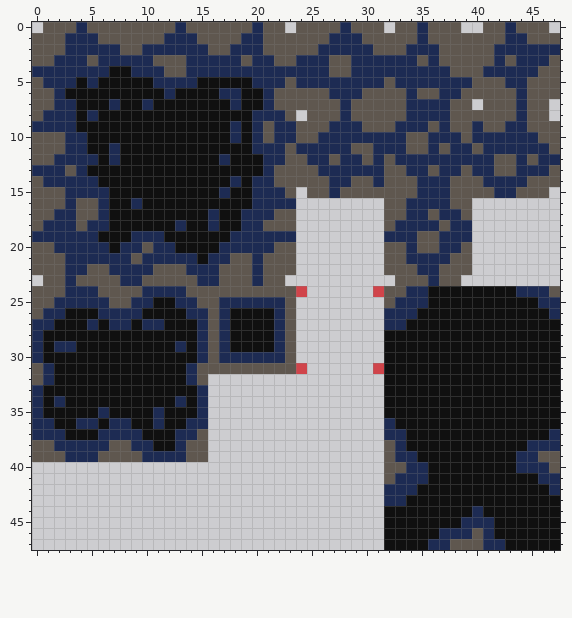
One commit to this pixel-art file: Assets/Tiles/Rocks.aseprite. Above is the file before it was changed.
48x48 pixels, 1 frame. Colours within 5 levels of each other are drawn and written as one.
After:
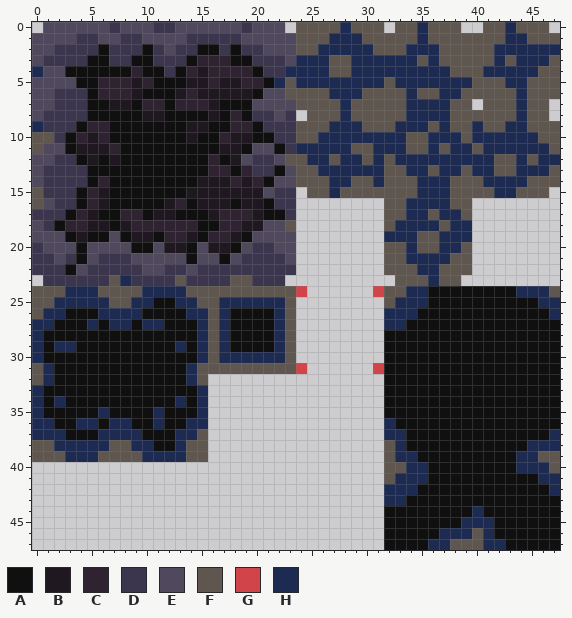
Palette (. is transparent): A #101010  B #201821  C #2f2331  D #3b364d  E #50495d  F #5f574f  G #d0444a  H #1d2b53
Edits made:
layer "Layer 1" added
--- layer "Layer 1"
@@ x 0..25 @@
- 0 .FFFHFFFFFFFFHFFFFFFHFF.FF
- 1 FFFHHHFFFFFFHHHFFFFHHFFFFF
- 2 FFFHHHHHFFHHHHHHFFHHHFFFFF
- 3 FFHHHFHHHHHFFFHHHHHFHHFFHH
- 4 HHHHHHHAAHHHFFHHHHHHHHHHHH
- 5 FHHHAHAAAAAHHHHAAAAAHHHFHH
- 6 FFHAAAAAAAAAHAAAAHHAAHFFFF
- 7 FFHHAAAHAAHAAAAAAAHAAHFFFF
- 8 FHHHAHAAAAAAAAAAAAAAHHHF.F
- 9 HHHHAAAAAAAAAAAAAAHAHFHHFF
-10 FFFHHAAAAAAAAAAAAAHAHFHHFF
-11 FFFHHAAHAAAAAAAAAAAAHHHFHH
-12 FFHHHHAHAAAAAAAAAHAAAHHFFH
-13 HHHFHAAAAAAAAAAAAAAAAHFFFF
-14 FHHHHHAAAAAAAAAAAAHAHHFFFF
-15 FFFHHHHAAAAAAAAAAHAAHHHF.F
-16 FFFHFFHAAHAAAAAAAAAAHHHH..
-17 FFHHFFHAAAAAAAAAHAAHHHFF..
-18 FHHHFHHAAAAAAHAAHAAHHFFF..
-19 HHHHHHAAAHHHAAAAAAHHHHHH..
-20 FFHHHHHAHHFHHAAAAHHHHHFF..
-21 FFFHHHHHHFHHHHHAHHFFHFFF..
-22 FFFHHFFHHHHFFFHHHFFFHFFF..
-23 .FFHFFFFHHFFFFFHHFFFHFF...
+ 0 .EEEEEEDEEEDDEEEEEEDEEE.FF
+ 1 EEEEDDEEDDEEEEDDDDDEEEEEFF
+ 2 EEDDDDADDDADEDDAADADDEEEFF
+ 3 EDDDDAADDAADDDACCCAADDDEHH
+ 4 HEEAAAAAACAADACBCCCCADDHHH
+ 5 EEEEAACCCBCAAABBCBBCCAHFHH
+ 6 EEDDDACCCBAAABCBBBBBAEEFFF
+ 7 EEDDDAABBACCACCCBAAAEEEEFF
+ 8 EDDDDAAAAABBAAAABACADDED.F
+ 9 HDDDACCAAAAAAABBAACCADDDFF
+10 FFDACBCAAAAAAABAACBBAADDFF
+11 FEEABBBCAAAAAAAAABBAEEADHH
+12 EEDDABABAAAAAAAACABEDDEFFH
+13 EDDDDAAAAAAAAAAACCACDDAEFF
+14 EDDDDACAAAAAAAABBBCBCAEEFF
+15 FDDDACBAAAAAAABBBBBBBEDD.F
+16 FEDDACBAAAAABCABBBABBADD..
+17 DDDACBAACCABBAAABCCCBAAD..
+18 EDACCBBABCCCCCCAACCBBEEF..
+19 EEEABAAEABBACCBACCBAEEEE..
+20 DEEEAEEEEAAEBBAEBBAEDDEE..
+21 DDEDAEDDDEEEEEAEEAEDDDDE..
+22 DDDAEDDDDDEEDDEDDDDDDDDD..
+23 .DDDDDDFHDDDDFDDDDFFDDD...
 24 FFFHHHFFFFHHHHFFFFFFFFFFG.
Where, in picture pixels (left, top, right, bottom), the same in both pictures:
changed: (32, 22, 296, 286)
